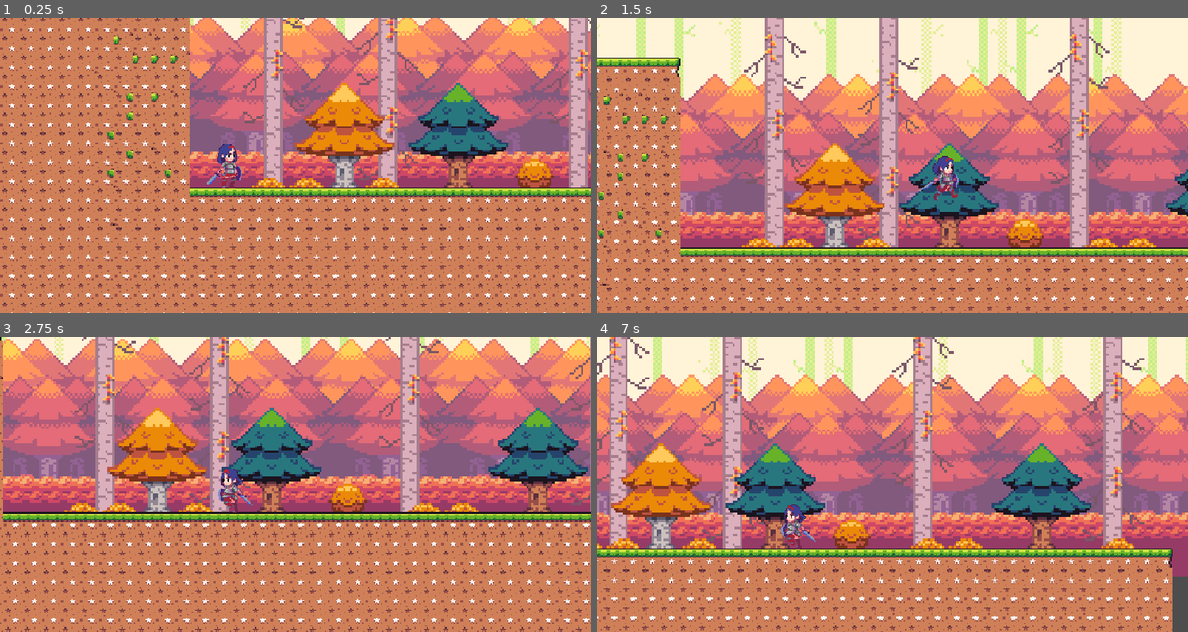
Above: before the commit, frames 1-4 (two rows, left to right).
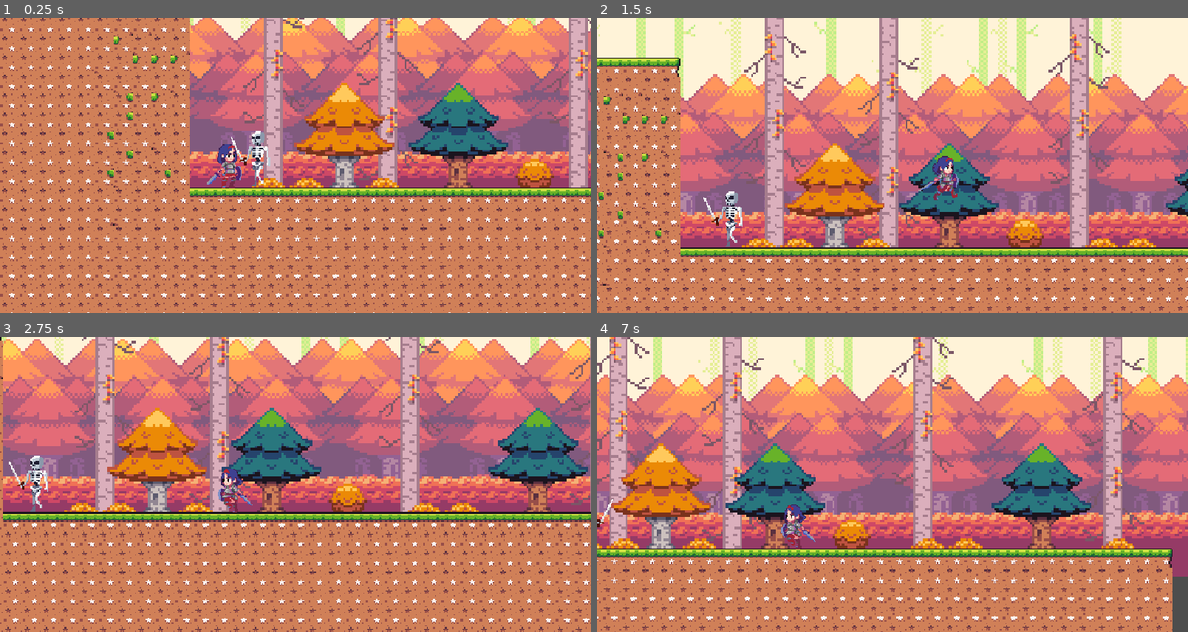
Above: after the commit, the same moments.

Repository: GuiTDS/knights-trial
Game: Godot game, scene res://levels/world.tscn
Same seed, same stepped clock (60 frames per second), same inputs: the game is played once before the commit and once after it.
Inputs:
- Up to frame 1 (0.25 s): no input
- Up to frame 2 (1.5 s): hold D (move_right) from 0.53 s (still down); tap W (move_up) at 0.77 s
- Up to frame 3 (2.75 s): tap W (move_up) at 1.52 s; release D (move_right) at 2.03 s; hold A (move_left) from 2.03 s (still down)
- Up to frame 4 (7 s): release A (move_left) at 2.78 s; hold D (move_right) 2.78-4.28 s; tap W (move_up) at 3.02, 3.77, 4.52, 6.02, 6.77 s; hold A (move_left) 4.28-5.03 s; hold D (move_right) 5.03-5.78 s; hold A (move_left) from 5.78 s (still down)

The runs differ from the first frame. In frame 1, 0.4% of the frame differs, in the area x 39-46%, y 38-57%; in frame 2, 0.4%; in frame 3, 0.4%, in the area x 1-9%, y 40-60%; in frame 4, less than 0.1%.

Commit message:
:sparkles: feat: add skeleton

Diff:
--- a/actors/player.tscn
+++ b/actors/player.tscn
@@ -150,7 +150,7 @@
 collision_mask = 2
 script = ExtResource("1_30xr1")
 
-[node name="CollisionShape2D" type="CollisionShape2D" parent="."]
+[node name="collision" type="CollisionShape2D" parent="."]
 position = Vector2(-3.5, 1)
 shape = SubResource("RectangleShape2D_mvpqy")
 
--- /dev/null
+++ b/actors/skeleton.tscn
@@ -0,0 +1,177 @@
+[gd_scene load_steps=24 format=3 uid="uid://c4jtsl60ksbp6"]
+
+[ext_resource type="Texture2D" uid="uid://m3m48p4miuav" path="res://assets/Skeleton_Sword/Skeleton_White/Skeleton_With_VFX/Skeleton_01_White_Idle.png" id="1_m7voy"]
+[ext_resource type="Script" uid="uid://doslx1l7eqlki" path="res://scripts/skeleton.gd" id="1_pi2rp"]
+[ext_resource type="Texture2D" uid="uid://dgh22ryc4bnq6" path="res://assets/Skeleton_Sword/Skeleton_White/Skeleton_With_VFX/Skeleton_01_White_Walk.png" id="3_rxv74"]
+
+[sub_resource type="AtlasTexture" id="AtlasTexture_rxv74"]
+atlas = ExtResource("1_m7voy")
+region = Rect2(0, 0, 96, 64)
+
+[sub_resource type="AtlasTexture" id="AtlasTexture_6rtjr"]
+atlas = ExtResource("1_m7voy")
+region = Rect2(96, 0, 96, 64)
+
+[sub_resource type="AtlasTexture" id="AtlasTexture_is6vc"]
+atlas = ExtResource("1_m7voy")
+region = Rect2(192, 0, 96, 64)
+
+[sub_resource type="AtlasTexture" id="AtlasTexture_fwwkx"]
+atlas = ExtResource("1_m7voy")
+region = Rect2(288, 0, 96, 64)
+
+[sub_resource type="AtlasTexture" id="AtlasTexture_vfwdo"]
+atlas = ExtResource("1_m7voy")
+region = Rect2(384, 0, 96, 64)
+
+[sub_resource type="AtlasTexture" id="AtlasTexture_j4c1y"]
+atlas = ExtResource("1_m7voy")
+region = Rect2(480, 0, 96, 64)
+
+[sub_resource type="AtlasTexture" id="AtlasTexture_3u0n6"]
+atlas = ExtResource("1_m7voy")
+region = Rect2(576, 0, 96, 64)
+
+[sub_resource type="AtlasTexture" id="AtlasTexture_kjwc7"]
+atlas = ExtResource("1_m7voy")
+region = Rect2(672, 0, 96, 64)
+
+[sub_resource type="AtlasTexture" id="AtlasTexture_ppkl4"]
+atlas = ExtResource("3_rxv74")
+region = Rect2(0, 0, 96, 64)
+
+[sub_resource type="AtlasTexture" id="AtlasTexture_luh70"]
+atlas = ExtResource("3_rxv74")
+region = Rect2(96, 0, 96, 64)
+
+[sub_resource type="AtlasTexture" id="AtlasTexture_jlp7y"]
+atlas = ExtResource("3_rxv74")
+region = Rect2(192, 0, 96, 64)
+
+[sub_resource type="AtlasTexture" id="AtlasTexture_5ogny"]
+atlas = ExtResource("3_rxv74")
+region = Rect2(288, 0, 96, 64)
+
+[sub_resource type="AtlasTexture" id="AtlasTexture_0ijdg"]
+atlas = ExtResource("3_rxv74")
+region = Rect2(384, 0, 96, 64)
+
+[sub_resource type="AtlasTexture" id="AtlasTexture_ymnm7"]
+atlas = ExtResource("3_rxv74")
+region = Rect2(480, 0, 96, 64)
+
+[sub_resource type="AtlasTexture" id="AtlasTexture_sgfqr"]
+atlas = ExtResource("3_rxv74")
+region = Rect2(576, 0, 96, 64)
+
+[sub_resource type="AtlasTexture" id="AtlasTexture_wix4p"]
+atlas = ExtResource("3_rxv74")
+region = Rect2(672, 0, 96, 64)
+
+[sub_resource type="AtlasTexture" id="AtlasTexture_l6irf"]
+atlas = ExtResource("3_rxv74")
+region = Rect2(768, 0, 96, 64)
+
+[sub_resource type="AtlasTexture" id="AtlasTexture_wbbq1"]
+atlas = ExtResource("3_rxv74")
+region = Rect2(864, 0, 96, 64)
+
+[sub_resource type="SpriteFrames" id="SpriteFrames_ppkl4"]
+animations = [{
+"frames": [],
+"loop": true,
+"name": &"attack",
+"speed": 5.0
+}, {
+"frames": [{
+"duration": 1.0,
+"texture": SubResource("AtlasTexture_rxv74")
+}, {
+"duration": 1.0,
+"texture": SubResource("AtlasTexture_6rtjr")
+}, {
+"duration": 1.0,
+"texture": SubResource("AtlasTexture_is6vc")
+}, {
+"duration": 1.0,
+"texture": SubResource("AtlasTexture_fwwkx")
+}, {
+"duration": 1.0,
+"texture": SubResource("AtlasTexture_vfwdo")
+}, {
+"duration": 1.0,
+"texture": SubResource("AtlasTexture_j4c1y")
+}, {
+"duration": 1.0,
+"texture": SubResource("AtlasTexture_3u0n6")
+}, {
+"duration": 1.0,
+"texture": SubResource("AtlasTexture_kjwc7")
+}],
+"loop": true,
+"name": &"idle",
+"speed": 5.0
+}, {
+"frames": [{
+"duration": 1.0,
+"texture": SubResource("AtlasTexture_ppkl4")
+}, {
+"duration": 1.0,
+"texture": SubResource("AtlasTexture_luh70")
+}, {
+"duration": 1.0,
+"texture": SubResource("AtlasTexture_jlp7y")
+}, {
+"duration": 1.0,
+"texture": SubResource("AtlasTexture_5ogny")
+}, {
+"duration": 1.0,
+"texture": SubResource("AtlasTexture_0ijdg")
+}, {
+"duration": 1.0,
+"texture": SubResource("AtlasTexture_ymnm7")
+}, {
+"duration": 1.0,
+"texture": SubResource("AtlasTexture_sgfqr")
+}, {
+"duration": 1.0,
+"texture": SubResource("AtlasTexture_wix4p")
+}, {
+"duration": 1.0,
+"texture": SubResource("AtlasTexture_l6irf")
+}, {
+"duration": 1.0,
+"texture": SubResource("AtlasTexture_wbbq1")
+}],
+"loop": true,
+"name": &"walk",
+"speed": 8.0
+}]
+
+[sub_resource type="CapsuleShape2D" id="CapsuleShape2D_pi2rp"]
+radius = 19.0
+height = 47.0
+
+[node name="skeleton" type="CharacterBody2D"]
+collision_layer = 4
+collision_mask = 2
+script = ExtResource("1_pi2rp")
+
+[node name="anim" type="AnimatedSprite2D" parent="."]
+texture_filter = 1
+sprite_frames = SubResource("SpriteFrames_ppkl4")
+animation = &"walk"
+autoplay = "walk"
+frame_progress = 0.217181
+flip_h = true
+
+[node name="animator" type="AnimationPlayer" parent="."]
+
+[node name="collision" type="CollisionShape2D" parent="."]
+visible = false
+position = Vector2(-2, 9)
+shape = SubResource("CapsuleShape2D_pi2rp")
+
+[node name="collision_detector" type="RayCast2D" parent="."]
+target_position = Vector2(-22, 0)
+collision_mask = 6
--- a/levels/world.tscn
+++ b/levels/world.tscn
@@ -8,6 +8,7 @@
 [ext_resource type="Texture2D" uid="uid://bor2eiganf7ic" path="res://assets/Envs/Seasonal Tilesets/4 - Winter World/Terrain (16 x 16).png" id="5_re8x6"]
 [ext_resource type="PackedScene" uid="uid://c8gbpoxq7q3pq" path="res://world/parallax/autumn_parallax.tscn" id="7_mla2a"]
 [ext_resource type="Texture2D" uid="uid://b4f71yq7pn7u" path="res://assets/Envs/Seasonal Tilesets/2 - Autumn Forest/Autumn_entities (16 x 16).png" id="7_vons5"]
+[ext_resource type="PackedScene" uid="uid://c4jtsl60ksbp6" path="res://actors/skeleton.tscn" id="8_687qm"]
 
 [sub_resource type="TileSetAtlasSource" id="TileSetAtlasSource_dwbse"]
 texture = ExtResource("2_legw5")
@@ -261,12 +262,15 @@
 texture_filter = 1
 position = Vector2(-5, -29)
 scale = Vector2(2, 2)
-tile_map_data = PackedByteArray("AAAmAAoAAAAFAAEAAAAGAAUAAAABAAEAAAAJAAUAAAAFAAEAAAAQAAUAAAAFAAEAAAALAAYAAAABAAUAAAAEAAYAAAADAAUAAAAFAAYAAAADAAUAAAAHAAYAAAADAAUAAAASAAYAAAADAAUAAAANAAYAAAADAAUAAAAOAAYAAAADAAUAAAA=")
+tile_map_data = PackedByteArray("AAAGAAUAAAABAAEAAAAJAAUAAAAFAAEAAAAQAAUAAAAFAAEAAAALAAYAAAABAAUAAAAEAAYAAAADAAUAAAAFAAYAAAADAAUAAAAHAAYAAAADAAUAAAASAAYAAAADAAUAAAANAAYAAAADAAUAAAAOAAYAAAADAAUAAAA=")
 tile_set = SubResource("TileSet_687qm")
 collision_enabled = false
 
 [node name="moving_platform" parent="." instance=ExtResource("1_legw5")]
 position = Vector2(654, 142)
+
+[node name="skeleton" parent="." instance=ExtResource("8_687qm")]
+position = Vector2(130, 165)
 
 [node name="player" parent="." instance=ExtResource("1_vons5")]
 position = Vector2(105, 177)
--- a/scripts/moving_platform.gd
+++ b/scripts/moving_platform.gd
@@ -14,7 +14,7 @@
 func _ready() -> void:
 	move_platform()
 
-func _physics_process(delta: float) -> void:
+func _physics_process(_delta: float) -> void:
 	platform.position = platform.position.lerp(follow, 0.5)
 
 func move_platform():
--- /dev/null
+++ b/scripts/skeleton.gd
@@ -0,0 +1,27 @@
+extends CharacterBody2D
+
+const SPEED = 700.0
+const JUMP_VELOCITY = -400.0
+
+@onready var collision_detector := $collision_detector as RayCast2D
+@onready var anim := $anim as AnimatedSprite2D
+
+var direction := -1
+
+func _physics_process(delta: float) -> void:
+	# Add the gravity.
+	if not is_on_floor():
+		velocity += get_gravity() * delta
+
+	if collision_detector.is_colliding():
+		direction *= -1
+		collision_detector.scale.x *= -1
+
+	if direction == -1:
+		anim.flip_h = true
+	else:
+		anim.flip_h = false
+
+	velocity.x = direction * SPEED * delta
+
+	move_and_slide()
Binary file added: assets/Skeleton_Sword/Skeleton_White/Skeleton_With_VFX/Skeleton_01_White_Attack1.png
Not shown, changed: assets/Skeleton_Sword/Skeleton_White/Skeleton_With_VFX/Skeleton_01_White_Attack1.png.import
Binary file added: assets/Skeleton_Sword/Skeleton_White/Skeleton_With_VFX/Skeleton_01_White_Attack2.png
Not shown, added: assets/Skeleton_Sword/Skeleton_White/Skeleton_With_VFX/Skeleton_01_White_Attack2.png.import
Binary file added: assets/Skeleton_Sword/Skeleton_White/Skeleton_With_VFX/Skeleton_01_White_Die.png
Not shown, changed: assets/Skeleton_Sword/Skeleton_White/Skeleton_With_VFX/Skeleton_01_White_Die.png.import
Binary file added: assets/Skeleton_Sword/Skeleton_White/Skeleton_With_VFX/Skeleton_01_White_Hurt.png
Not shown, changed: assets/Skeleton_Sword/Skeleton_White/Skeleton_With_VFX/Skeleton_01_White_Hurt.png.import
Binary file added: assets/Skeleton_Sword/Skeleton_White/Skeleton_With_VFX/Skeleton_01_White_Idle.png
Not shown, added: assets/Skeleton_Sword/Skeleton_White/Skeleton_With_VFX/Skeleton_01_White_Idle.png.import
Binary file added: assets/Skeleton_Sword/Skeleton_White/Skeleton_With_VFX/Skeleton_01_White_Walk.png
Not shown, added: assets/Skeleton_Sword/Skeleton_White/Skeleton_With_VFX/Skeleton_01_White_Walk.png.import
(and 46 more such lines)
